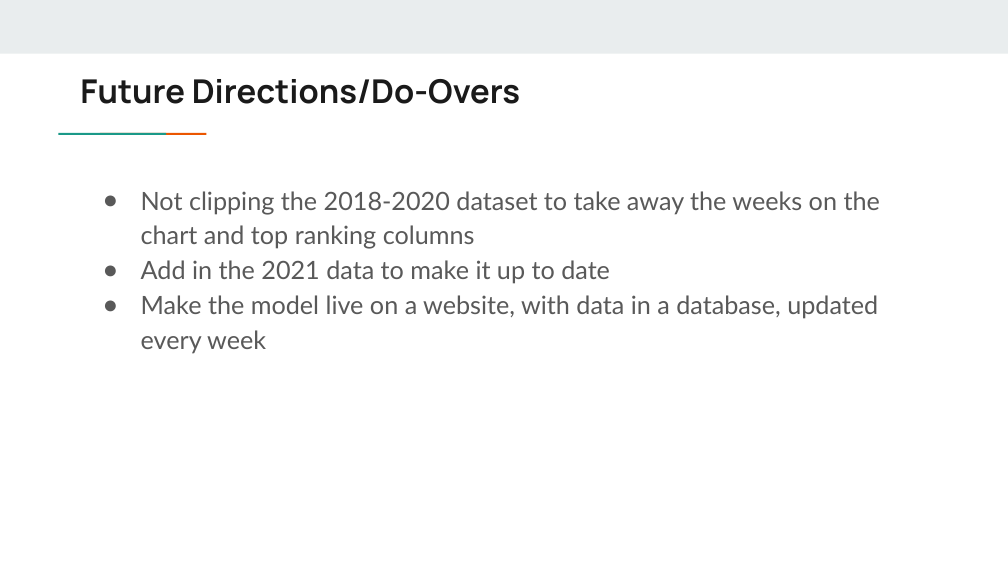
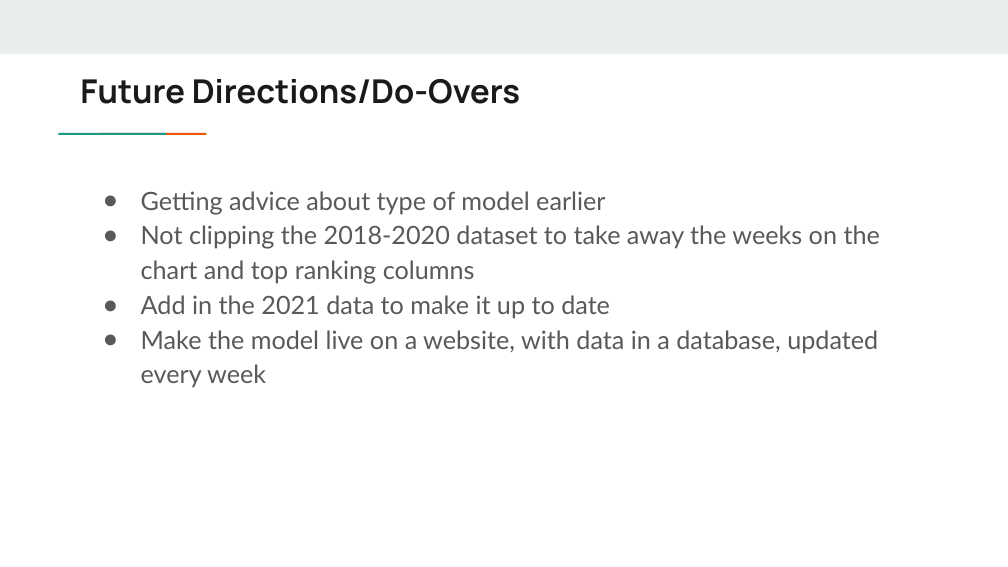
Before and after one commit to reccleston/song-predictions, a slide deck: slide 20 of presentation/Billboard Song Prediction Project.pptx. Drawn at 1008x567 pixels with LibreOffice and Linux fonts; fonts in the diff are those of the drawing. Boxes give left, top, right and bottom in pixels: in the first picture for what was removed or moved away, otherwise in the second. Text is boxed around its words. In the diff, an @@ line names an element or a change of style, - is before the commit and + after.

```diff
--- a/presentation/Billboard Song Prediction Project.pptx
+++ b/presentation/Billboard Song Prediction Project.pptx
@@ text at (x1=141, y1=191, x2=605, y2=214): paragraph added @@
+● Getting advice about type of model earlier
```
Also in this commit, not shown: 1 slide added, 1 other file.
